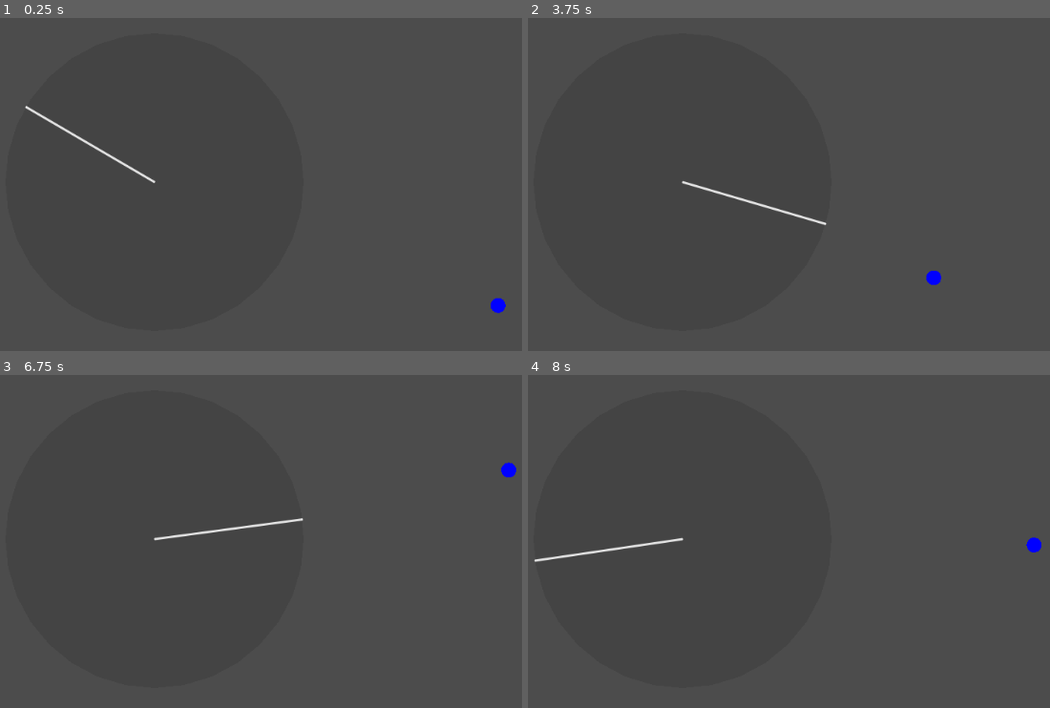
Above: before the commit, frames 1-4 (two rows, left to right).
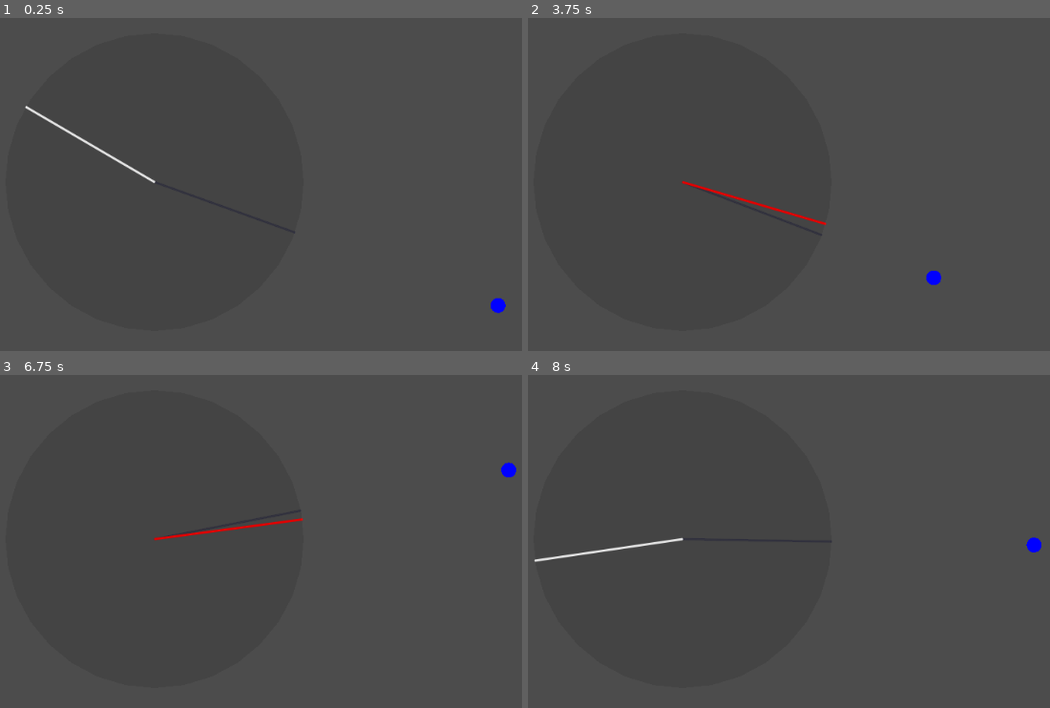
Above: after the commit, the same moments.

Repository: gutino/math4gamedev
Game: Godot game, scene res://Part 1/Look-at Trigger/lookat_trigger.tscn
The game is run twice, just before and just after one commit, with the same random seed, the same clock (stepped at 60 frames per second) and the same inputs. This scene is started directly instead of the project's main scene.
Inputs (mouse positions are in pixels of both pictures, inside the frame that each line leads up to):
- Up to frame 1 (0.25 s): no input
- Up to frame 2 (3.75 s): tap Enter at 0.5, 2.75 s; move the mouse to (851, 161) at 0.52 s; tap Space at 1.25, 3.5 s; move the mouse to (528, 204) at 1.27 s; move the mouse to (757, 84) at 2.02 s; move the mouse to (642, 271) at 2.77 s; move the mouse to (909, 247) at 3.52 s
- Up to frame 3 (6.75 s): tap Enter at 4.25 s; move the mouse to (outside the picture) at 4.27 s; tap Space at 5 s; move the mouse to (193, 538) at 5.02 s; move the mouse to (41, 428) at 5.77 s; move the mouse to (323, 518) at 6.52 s
- Up to frame 4 (8 s): move the mouse to (528, 561) at 7.27 s

The runs differ from the first frame. In frame 1, less than 0.1% of the frame differs, in the area x 56-57%, y 64-65%; in frame 2, 0.3%; in frame 3, 0.3%, in the area x 29-59%, y 42-50%; in frame 4, less than 0.1%.

Commit message:
finish lookat

Diff:
--- a/Math 4 Gamedev/Part 1/Look-at Trigger/trigger.gd
+++ b/Math 4 Gamedev/Part 1/Look-at Trigger/trigger.gd
@@ -2,22 +2,28 @@
 
 export(Color) var normal_color := Color(1, 1, 1, 1)
 export(Color) var trigger_color := Color(1, 0, 0, 1)
-export(float) var tol := 0.5
+export(float) var tol := 0.98
 export(int) var radius := 200
 
 var from := Vector2(0, 0)
 var to := Vector2(0, 0)
 
+var cos_: float
+var triggered: bool
 var point: Node
+var point_color: Color
 var point_pos: Vector2
 var norm_pos: Vector2
-var diff: Vector2
+var arc_pos: Vector2
+var arc_pos_point: Vector2
+var norm_pos_point: Vector2
 var line_color := normal_color
 
 
 func _ready():
 	point = get_node("../point")
 	point_pos = point.pos
+	point_color = point.color*0.2
 
 func _process(delta):
 	point_pos = point.pos
@@ -28,8 +34,21 @@
 	update()
 
 func _draw():
-	diff = to - from
-	norm_pos = diff.normalized()*radius
+	norm_pos = (to - from).normalized()
+	norm_pos_point = (point_pos - from).normalized()
 
-	draw_line(from, from + norm_pos, line_color, 2.0, true)
+	arc_pos = norm_pos*radius
+	arc_pos_point = norm_pos_point*radius
+
+	#0.9 - 0.5 = 0.4
+
+	cos_ = norm_pos.dot(norm_pos_point)
+	if cos_ >= 0.5 and (tol - cos_) <= 0:
+		line_color = trigger_color
+	else:
+		line_color = normal_color
+
+	draw_line(from, from + arc_pos_point, point_color, 2.0, true)
+
+	draw_line(from, from + arc_pos, line_color, 2.0, true)
 	draw_circle(from, radius, Color(0, 0, 0, 0.1))
